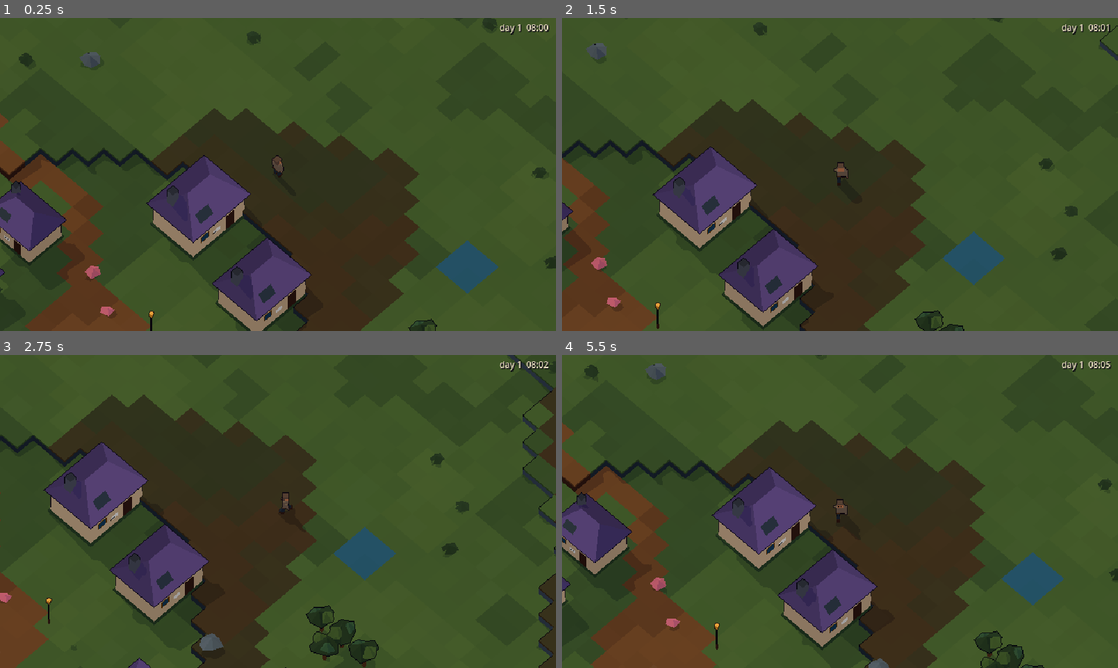
Above: before the commit, frames 1-4 (two rows, left to right).
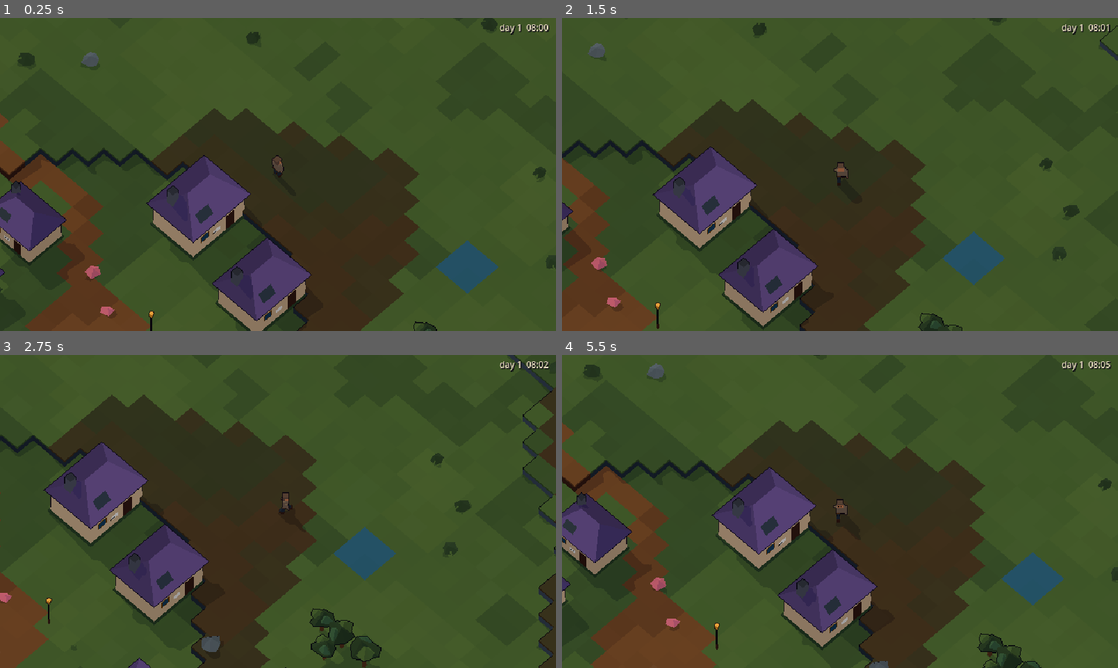
Above: after the commit, the same moments.

Repository: Xaxis/unspent-ortho
Game: Godot game, scene res://src/main.tscn
The game is run twice, just before and just after one commit, with the same random seed, the same clock (stepped at 60 frames per second) and the same inputs.
Inputs:
- Up to frame 1 (0.25 s): no input
- Up to frame 2 (1.5 s): tap Enter at 0.5 s; hold D (move_right) 0.53-1.28 s; tap F (lamp) at 0.6 s; hold S (move_down) from 1.28 s (still down); tap Shift (dodge) at 1.35 s
- Up to frame 3 (2.75 s): tap F (lamp) at 1.55, 2.1 s; release S (move_down) at 2.03 s; hold D (move_right) from 2.03 s (still down)
- Up to frame 4 (5.5 s): release D (move_right) at 2.78 s; hold W (move_up) 2.78-3.53 s; tap Space (swing) at 2.85 s; tap F (lamp) at 3.05, 3.6, 4.55, 5.1 s; hold A (move_left) 3.53-5.03 s; tap Shift (dodge) at 4.35 s; hold S (move_down) from 5.03 s (still down)

The runs differ from the first frame. In frame 1, 0.2% of the frame differs, in the area x 3-100%, y 0-100%; in frame 2, 0.3%; in frame 3, 0.6%, in the area x 35-100%, y 2-100%; in frame 4, 0.4%.

Commit message:
Measure ecotones from the real border, not a score margin
The margin-over-gradient blend fell to half within five tiles and left
faint blends fifty tiles deep, so renderers would have mixed countries in
the wrong places. Blend now comes from the distance to the nearest border,
and country2 is the country actually across it.

A road crossing a river could lift the ford above the bed upstream of it.
The road now cuts down to the water instead.

The profiling scratch scripts go: map.sh already prints stage timings.

Diff:
--- a/src/core/worldgen/gen_countries.gd
+++ b/src/core/worldgen/gen_countries.gd
@@ -384,15 +384,141 @@
 				m += (elev[i] - 6.5) * 2.4
 			# Distance to the border in tiles, the border shifted by the fingers.
 			var d := m / grad_t[i] + finger[i] * amp
-			var cc := lo
-			var c2 := hi
 			if d < 0.0:
-				cc = hi
-				c2 = lo
-				d = -d
+				country[i] = hi
+				country2[i] = lo
+			else:
+				country[i] = lo
+				country2[i] = hi
+	c.mark(&"tiles.assign")
+	_blend(c, widen)
+	c.mark(&"tiles.blend")
+
+
+## blend from the true distance to the nearest border, so 0.5 on the border
+## always falls to 0 over the stated width however the score fields were
+## warped. Borders are found per tile; distance is spread at half resolution
+## carrying the pair of countries that meet there, so country2 is the country
+## actually across the nearest border (the score runner-up only at a junction).
+static func _blend(c: GenContext, widen: PackedFloat32Array) -> void:
+	var w := c.w
+	var size := c.size
+	var country := w.country
+	var country2 := w.country2
+	var blend := w.blend
+	var hw := GenFields.coarse_width(size, 2)
+	var hn := hw * hw
+	var dist := PackedFloat32Array()
+	dist.resize(hn)
+	dist.fill(1e4)
+	var pair := PackedByteArray()
+	pair.resize(hn)
+	var edge := PackedByteArray()
+	edge.resize(c.n)
+	const SEA := Country.SEA
+	for y in size - 1:
+		var row := y * size
+		var hrow := (y >> 1) * hw
+		var hrow2 := ((y + 1) >> 1) * hw
+		for x in size - 1:
+			var i := row + x
+			var a := country[i]
+			if a == SEA:
+				continue
+			var b := country[i + 1]
+			if b != SEA and b != a:
+				var pk := mini(a, b) * 8 + maxi(a, b)
+				edge[i] = pk
+				edge[i + 1] = pk
+				dist[hrow + (x >> 1)] = 0.0
+				pair[hrow + (x >> 1)] = pk
+				dist[hrow + ((x + 1) >> 1)] = 0.0
+				pair[hrow + ((x + 1) >> 1)] = pk
+			b = country[i + size]
+			if b != SEA and b != a:
+				var pk := mini(a, b) * 8 + maxi(a, b)
+				edge[i] = pk
+				edge[i + size] = pk
+				dist[hrow + (x >> 1)] = 0.0
+				pair[hrow + (x >> 1)] = pk
+				dist[hrow2 + (x >> 1)] = 0.0
+				pair[hrow2 + (x >> 1)] = pk
+	_spread_labelled(dist, pair, hw, 2.0)
+	var up := GenFields.upsample(dist, hw, 2, size)
+	for y in size:
+		var row := y * size
+		var hrow := (y >> 1) * hw
+		for x in size:
+			var i := row + x
+			var own := country[i]
+			if own == SEA:
+				continue
+			var pk := edge[i]
+			var d := 0.0
+			if pk == 0:
+				pk = pair[hrow + (x >> 1)]
+				d = maxf(0.0, up[i])
+			var lo := pk >> 3
+			var hi := pk & 7
+			var other := country2[i]
+			if lo == own:
+				other = hi
+			elif hi == own:
+				other = lo
+			country2[i] = other
 			var width := 12.0 + 12.0 * clampf(0.5 + widen[i] * 1.4, 0.0, 1.0)
-			if c2 == Country.BURNING:
+			if other == Country.BURNING:
+				# Ash blows further out of the Burning than anything else travels.
 				width *= 1.6
-			country[i] = cc
-			country2[i] = c2
 			blend[i] = 0.5 - 0.5 * d / width if d < width else 0.0
+
+
+## Two-sweep 8-neighbour chamfer distance (cell = `unit` tiles) that also
+## carries each source's label to the cells it is nearest.
+static func _spread_labelled(d: PackedFloat32Array, label: PackedByteArray, width: int, unit: float) -> void:
+	var height := d.size() / width
+	var dc := unit * 1.4142
+	for y in height:
+		var row := y * width
+		for x in width:
+			var i := row + x
+			var m := d[i]
+			var lb := label[i]
+			if x > 0 and d[i - 1] + unit < m:
+				m = d[i - 1] + unit
+				lb = label[i - 1]
+			if y > 0:
+				var j := i - width
+				if d[j] + unit < m:
+					m = d[j] + unit
+					lb = label[j]
+				if x > 0 and d[j - 1] + dc < m:
+					m = d[j - 1] + dc
+					lb = label[j - 1]
+				if x < width - 1 and d[j + 1] + dc < m:
+					m = d[j + 1] + dc
+					lb = label[j + 1]
+			d[i] = m
+			label[i] = lb
+	for y in range(height - 1, -1, -1):
+		var row := y * width
+		for x in range(width - 1, -1, -1):
+			var i := row + x
+			var m := d[i]
+			var lb := label[i]
+			if x < width - 1 and d[i + 1] + unit < m:
+				m = d[i + 1] + unit
+				lb = label[i + 1]
+			if y < height - 1:
+				var j := i + width
+				if d[j] + unit < m:
+					m = d[j] + unit
+					lb = label[j]
+				if x < width - 1 and d[j + 1] + dc < m:
+					m = d[j + 1] + dc
+					lb = label[j + 1]
+				if x > 0 and d[j - 1] + dc < m:
+					m = d[j - 1] + dc
+					lb = label[j - 1]
+			d[i] = m
+			label[i] = lb
--- a/src/core/worldgen/gen_settle.gd
+++ b/src/core/worldgen/gen_settle.gd
@@ -385,13 +385,25 @@
 			last = i
 	var line := PackedVector2Array()
 	var prev := w.level[tiles[0]]
-	for i in tiles:
+	for j in tiles.size():
+		var i := tiles[j]
 		if c.land[i] == 0:
 			# A causeway over a shallow gap.
 			c.land[i] = 1
 			w.level[i] = maxi(1, prev - 1)
 		var l := w.level[i]
-		if l > prev + 1:
+		if c.water[i] == 1:
+			# A crossing never lifts the river (its bed only falls downstream):
+			# the road cuts down to the ford instead.
+			for back in range(j - 1, -1, -1):
+				var t := tiles[back]
+				if c.water[t] == 1:
+					break
+				var lt := clampi(w.level[t], l - (j - back), l + (j - back))
+				if lt == w.level[t]:
+					break
+				w.level[t] = maxi(1, lt)
+		elif l > prev + 1:
 			l = prev + 1
 		elif l < prev - 1:
 			l = prev - 1
--- a/tests/core/test_world_gen.gd
+++ b/tests/core/test_world_gen.gd
@@ -146,26 +146,41 @@
 		gt(deep, 1000, "seed %d tiles untouched by any ecotone" % s)
 
 
-func test_ecotones_are_12_to_40_tiles_wide() -> void:
+func test_blend_falls_from_the_border_over_12_to_40_tiles() -> void:
 	var w := world(WORLD_SEEDS[0])
 	var size := w.size
-	# From each border crossing along a row, walk away until blend is 0.
-	var widths := PackedFloat32Array()
-	for y in range(20, size - 20, 16):
-		for x in range(30, size - 30):
+	var border := PackedByteArray()
+	border.resize(size * size)
+	for y in range(1, size - 1):
+		for x in range(1, size - 1):
 			var i := y * size + x
-			if w.country[i] == Country.SEA or w.country[i + 1] == Country.SEA or w.country[i] == w.country[i + 1]:
+			var c := w.country[i]
+			if c == Country.SEA:
 				continue
-			var run := 0
-			while x - run > 0 and w.blend[i - run] > 0.0 and w.country[i - run] != Country.SEA:
-				run += 1
-			widths.append(run)
-	gt(widths.size(), 10, "border crossings sampled")
-	var sum := 0.0
-	for v in widths:
-		sum += v
-	var mean := sum / maxf(1.0, widths.size())
-	check(mean >= 10.0 and mean <= 40.0, "mean ecotone half-width along rows %.1f" % mean)
+			for j: int in [i - 1, i + 1, i - size, i + size]:
+				if w.country[j] != Country.SEA and w.country[j] != c:
+					border[i] = 1
+	var d := GenFields.distance8(border, size, 999.0)
+	# Mean blend by distance band: 0.5 on the line, about half by 12 tiles,
+	# nothing past 40 (the widest, ash out of the Burning).
+	var sums := PackedFloat32Array()
+	sums.resize(64)
+	var counts := PackedFloat32Array()
+	counts.resize(64)
+	var far_blended := 0
+	for i in size * size:
+		if w.country[i] == Country.SEA:
+			continue
+		var k := mini(63, int(d[i]))
+		sums[k] += w.blend[i]
+		counts[k] += 1.0
+		if d[i] > 40.0 and w.blend[i] > 0.0:
+			far_blended += 1
+	var at := func(k: int) -> float: return sums[k] / maxf(1.0, counts[k])
+	gt(at.call(0), 0.45, "blend on the border")
+	check(at.call(12) > 0.08 and at.call(12) < 0.3, "blend 12 tiles out %.2f" % at.call(12))
+	lt(at.call(30), 0.02, "blend 30 tiles out")
+	eq(far_blended, 0, "tiles blended further than 40 from any border")
 
 
 func test_every_country_reachable_on_foot_from_spawn() -> void:
--- a/tools/gd/_bench.gd
+++ /dev/null
@@ -1,17 +0,0 @@
-extends SceneTree
-
-func _initialize() -> void:
-	var size := 512
-	var n := size * size
-	var a := PackedFloat32Array(); a.resize(n)
-	var b := PackedFloat32Array(); b.resize(n)
-	var best := 1e9
-	for r in 5:
-		var t := Time.get_ticks_usec()
-		for y in size:
-			for x in size:
-				var i := y * size + x
-				b[i] = a[i] * 0.5 + a[i] * a[i]
-		best = minf(best, (Time.get_ticks_usec() - t) / 1000.0)
-	print("calibration 2d loop arith (13 ms unloaded): ", best)
-	quit()
--- a/tools/gd/_stages.gd
+++ /dev/null
@@ -1,22 +0,0 @@
-extends SceneTree
-
-func _initialize() -> void:
-	var size := 512
-	var runs := 3
-	for a in OS.get_cmdline_user_args():
-		if a.begins_with("--size="):
-			size = a.trim_prefix("--size=").to_int()
-		if a.begins_with("--runs="):
-			runs = a.trim_prefix("--runs=").to_int()
-	var best := {}
-	for r in runs:
-		WorldGen.generate(1 + r, size)
-		for k: StringName in WorldGen.last_timings:
-			best[k] = minf(best.get(k, 1e9), WorldGen.last_timings[k])
-		for k: StringName in WorldGen.last_detail:
-			best[k] = minf(best.get(k, 1e9), WorldGen.last_detail[k])
-	var line := ""
-	for k: StringName in best:
-		line += "%s %.0f  " % [k, best[k]]
-	print("min of %d: %s" % [runs, line])
-	quit()
Not shown, removed: tools/gd/_bench.gd.uid
Not shown, removed: tools/gd/_stages.gd.uid
